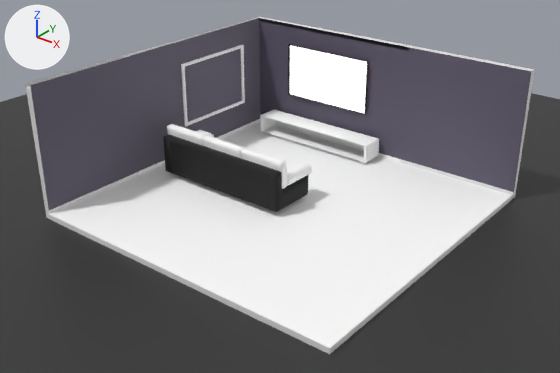
One commit to the glTF model assets/3d/Room.glb: the scene before it, then after it.
Camera for both pictures: a camera (50 mm lens) standing at (19.32, -23.59, 13.89) and looking at (2.7, -2.82, 1.01). Every picture has the same lights, and +X, +Y and +Z are marked at upper left. Where no turn or scale is listed for an object, it has been applied to the vertices.

The first picture shows 'Plane', 'Plane.001', 'Plane.005', 'Plane.006', 'sofa', 'table', 'tv', 'walls'.
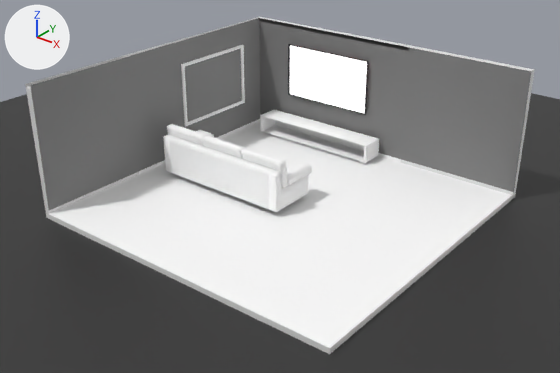
Location of each change, (x1, y1, x2, y2) in pixels of the pictures (560 x 373 px):
'walls', recoloured
    both: (29, 17, 533, 225)
'sofa', recoloured (black to white)
    both: (163, 134, 308, 212)

Diff of the bpy script that builds the scene:
```diff
--- a/assets/3d/Room.glb.py
+++ b/assets/3d/Room.glb.py
@@ mat_walls @@
 mat_walls = principled_material('Walls')
-mat_walls.base_color = (0.111, 0.0951, 0.142)  # dark purple #5e5769
+mat_walls.base_color = (0.216, 0.216, 0.216)  # grey #808080
 mat_walls.roughness = 0.624
@@ mat_material_002 @@
 mat_material_002 = principled_material('Material.002')
-mat_material_002.base_color = (0.00424, 0.00424, 0.00424)  # black #0e0e0e
+mat_material_002.base_color = (1.0, 1.0, 1.0)  # white #ffffff
 mat_material_002.roughness = 0.758
```
